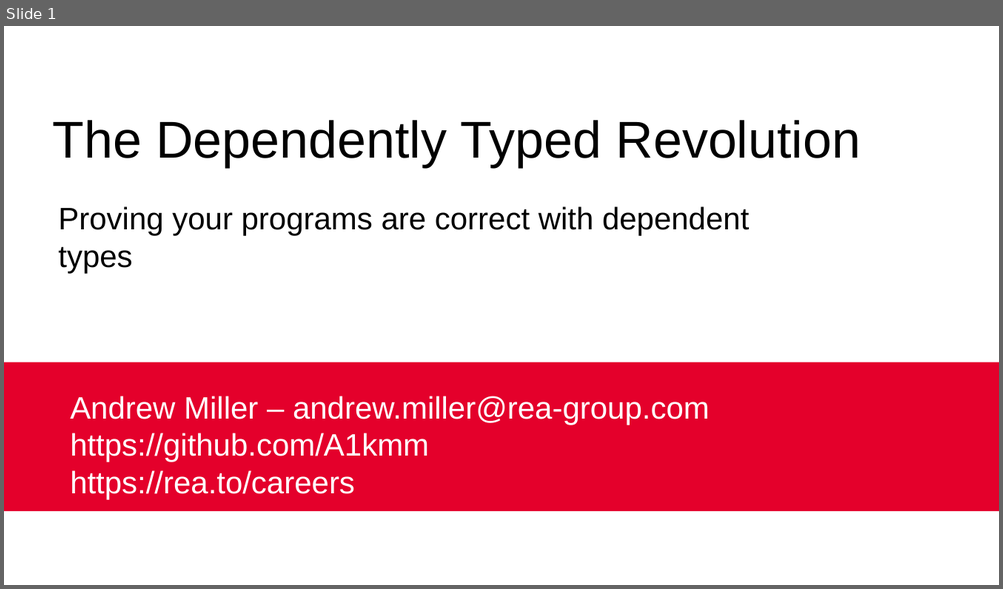
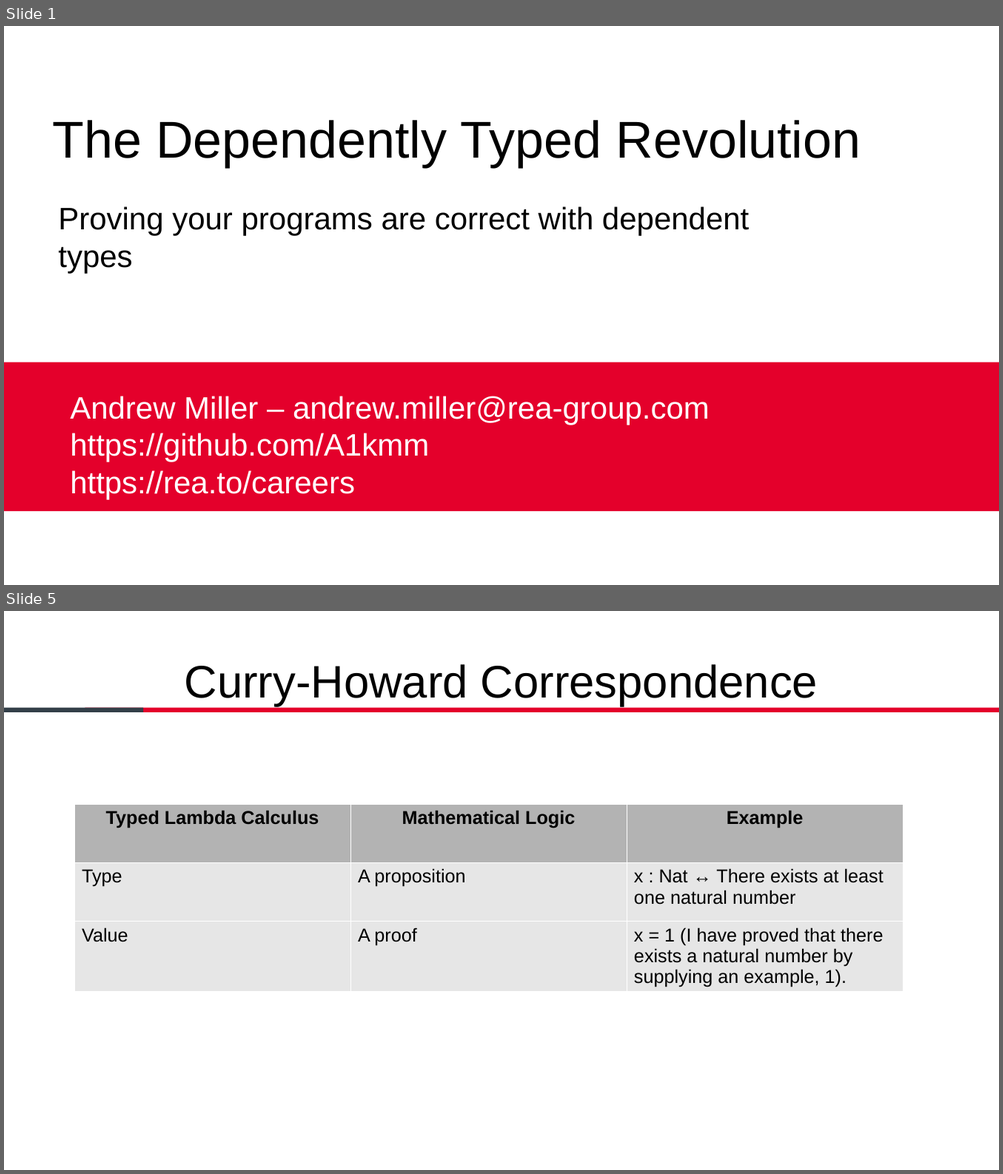
Before and after one commit to A1kmm/dependently-typed-revolution-lambdajam, a slide deck: Talk.pptx. Shown one above the other, each under a label of ours: slide 1 before the commit, slides 1 and 5 after it; the slides between them are not shown. The pictures are 1003x589 and 1003x1174 pixels, drawn with LibreOffice and Linux fonts; fonts in the diff are those of the drawing; background and template pictures are left out. Boxes give left, top, right and bottom in pixels: in the first picture for what was removed or moved away, otherwise in the second. Text is boxed around its words. In the diff, an @@ line names an element or a change of style, - is before the commit and + after.

```diff
--- a/Talk.pptx
+++ b/Talk.pptx
@@ slide 5 added at (4,611,999,1170), background #FFFFFF @@
@@ text added at (185,664,817,706), 44 pt, text #000000 @@
+Curry-Howard Correspondence
@@ rectangle added at (4,708,144,712), fill #333F48 @@
@@ rectangle added at (85,708,999,712), fill #E4002B @@
@@ table added at (74,804,902,992), 3 rows, 3 columns @@
+Typed Lambda Calculus | Mathematical Logic | Example
+Type | A proposition | x : Nat ↔ There exists at least one natural number
+Value | A proof | x = 1 (I have proved that there exists a natural number by supplying an example, 1).
```
Also in this commit, not shown: 1 slide changed, 5 other slides added, 1 slide removed, 1 other file.
